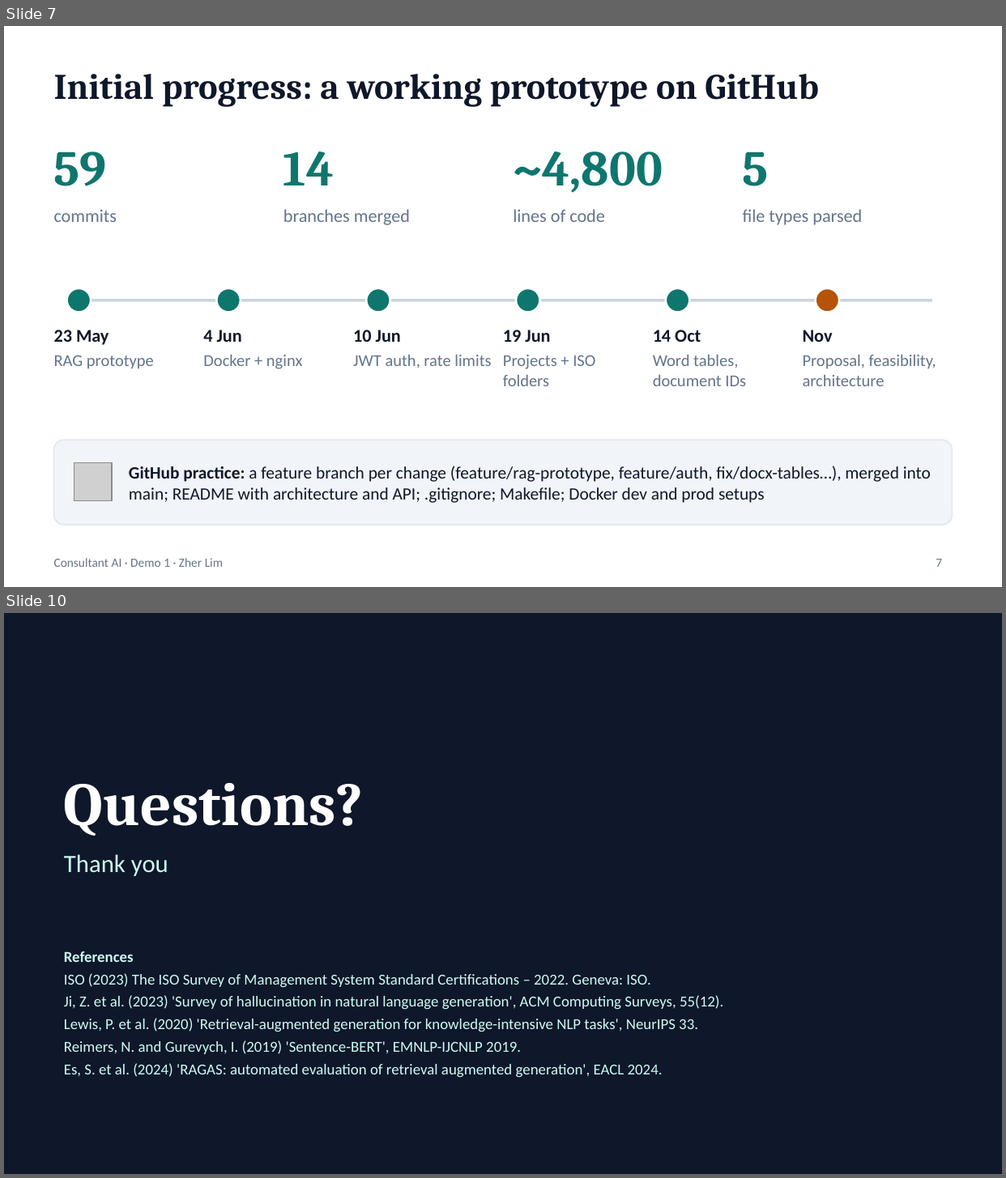
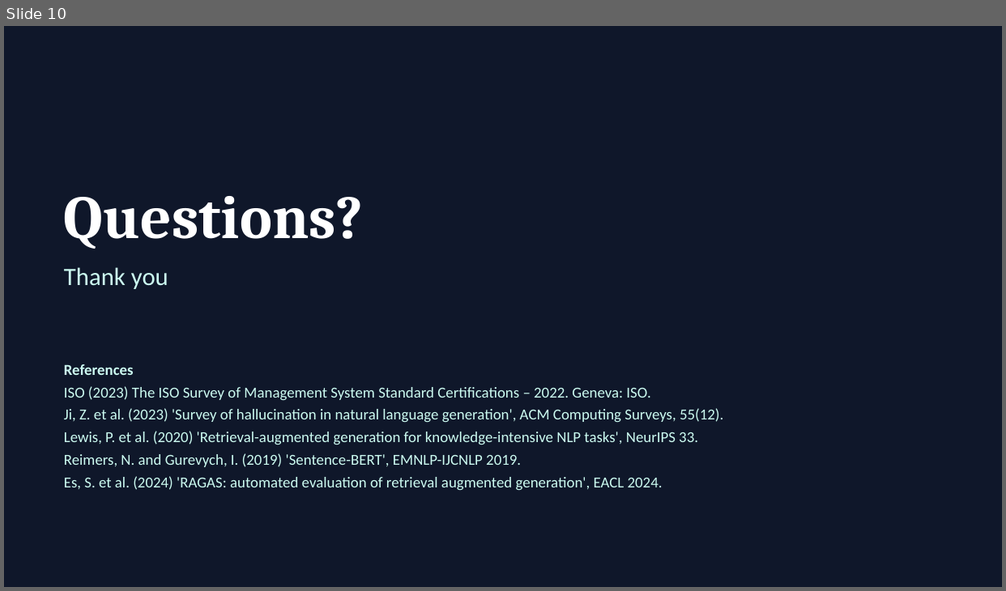
Before and after one commit to zherl25/Consultancy_Project, a slide deck: docs/presentations/Demo1_Consultant_AI.pptx. Shown one above the other, each under a label of ours: slides 7 and 10 before the commit, slide 10 after it; the slides between them are not shown. The pictures are 1006x1178 and 1006x591 pixels, drawn with LibreOffice and Linux fonts; fonts in the diff are those of the drawing; grey boxes stand for pictures. Boxes give left, top, right and bottom in pixels: in the first picture for what was removed or moved away, otherwise in the second. Text is boxed around its words. In the diff, an @@ line names an element or a change of style, - is before the commit and + after.

```diff
--- a/docs/presentations/Demo1_Consultant_AI.pptx
+++ b/docs/presentations/Demo1_Consultant_AI.pptx
@@ slide 7 removed at box(4, 26, 1002, 587), background #FFFFFF @@
@@ title removed at box(54, 74, 818, 107) @@
-Initial progress: a working prototype on GitHub
@@ text removed at box(54, 152, 107, 186) @@
-59
@@ text removed at box(283, 152, 334, 186) @@
-14
@@ text removed at box(513, 152, 663, 193) @@
-~4,800
@@ text removed at box(743, 152, 769, 186) @@
-5
@@ text removed at box(54, 210, 117, 222) @@
-commits
@@ text removed at box(283, 209, 410, 225) @@
-branches merged
@@ text removed at box(513, 209, 605, 222) @@
-lines of code
@@ text removed at box(743, 209, 862, 225) @@
-file types parsed
@@ ellipse removed at box(67, 288, 91, 313) @@
@@ ellipse removed at box(216, 288, 241, 313) @@
@@ ellipse removed at box(366, 288, 390, 313) @@
@@ ellipse removed at box(516, 288, 540, 313) @@
@@ ellipse removed at box(666, 288, 689, 313) @@
@@ ellipse removed at box(816, 288, 839, 313) @@
@@ line removed from (74, 301) to (932, 301) @@
@@ text removed at box(54, 330, 108, 345) @@
-23 May
@@ text removed at box(203, 330, 242, 342) @@
-4 Jun
@@ text removed at box(353, 330, 401, 342) @@
-10 Jun
@@ text removed at box(503, 330, 550, 342) @@
-19 Jun
@@ text removed at box(653, 330, 701, 342) @@
-14 Oct
@@ text removed at box(803, 330, 833, 342) @@
-Nov
@@ text removed at box(54, 355, 154, 369) @@
-RAG prototype
@@ text removed at box(203, 355, 303, 369) @@
-Docker + nginx
@@ text removed at box(353, 355, 491, 369) @@
-JWT auth, rate limits
@@ text removed at box(503, 355, 595, 386) @@
-Projects + ISO folders
@@ text removed at box(653, 355, 746, 386) @@
-Word tables, document IDs
@@ text removed at box(803, 355, 936, 386) @@
-Proposal, feasibility, architecture
@@ rounded rectangle removed at box(54, 440, 952, 525) @@
@@ picture removed at box(74, 463, 112, 501) @@
@@ text removed at box(129, 466, 931, 503) @@
-GitHub practice: a feature branch per change (feature/rag-prototype, feature/auth, fix/docx-tables…), merged into main; README with architecture and API; .gitignore; Makefile; Docker dev and prod setups
@@ text removed at box(54, 558, 223, 567) @@
-Consultant AI · Demo 1 · Zher Lim
@@ page number removed at box(936, 559, 942, 567) @@
-7
```
Also in this commit, not shown: 6 slides changed, 3 slides added, 2 other slides removed.
